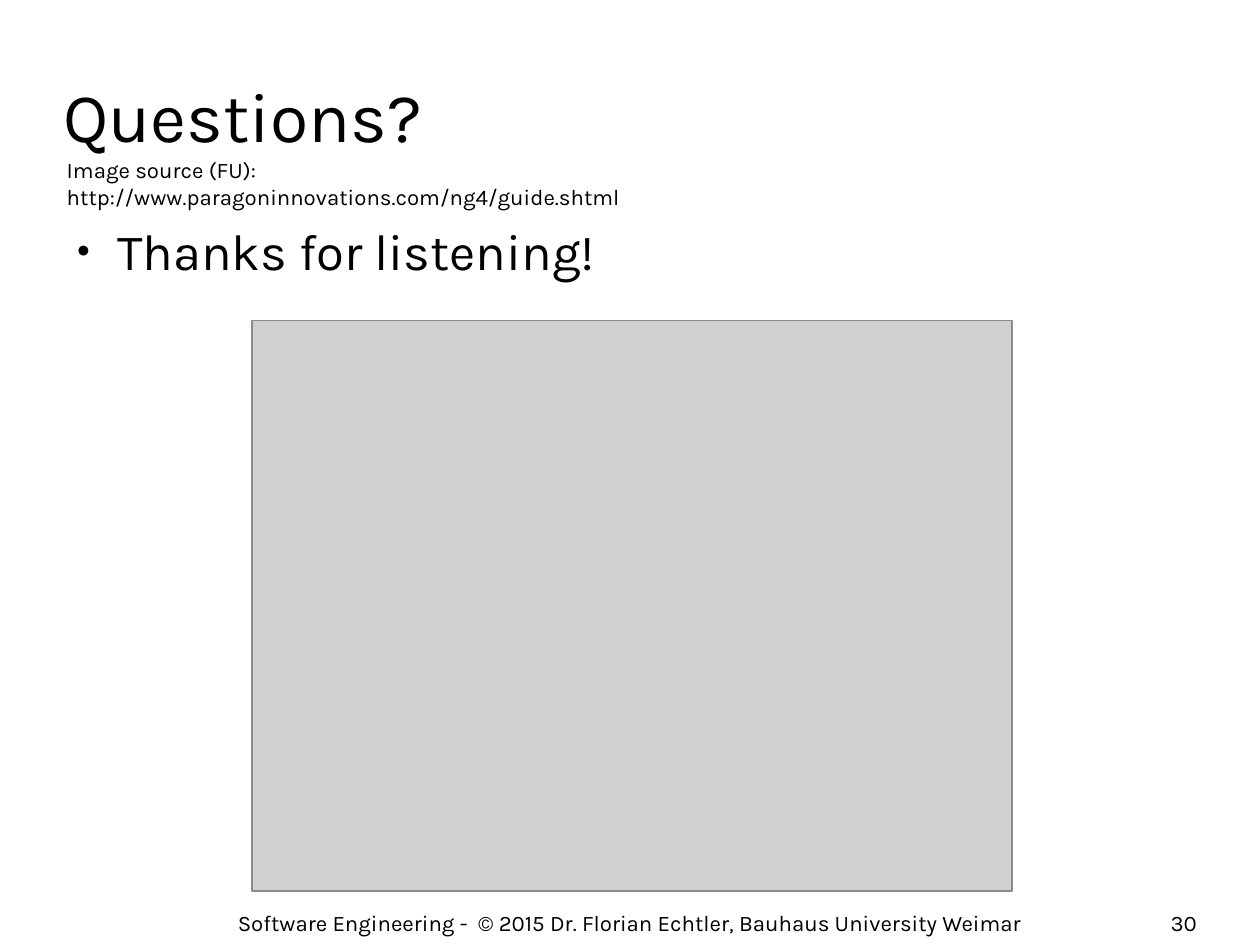
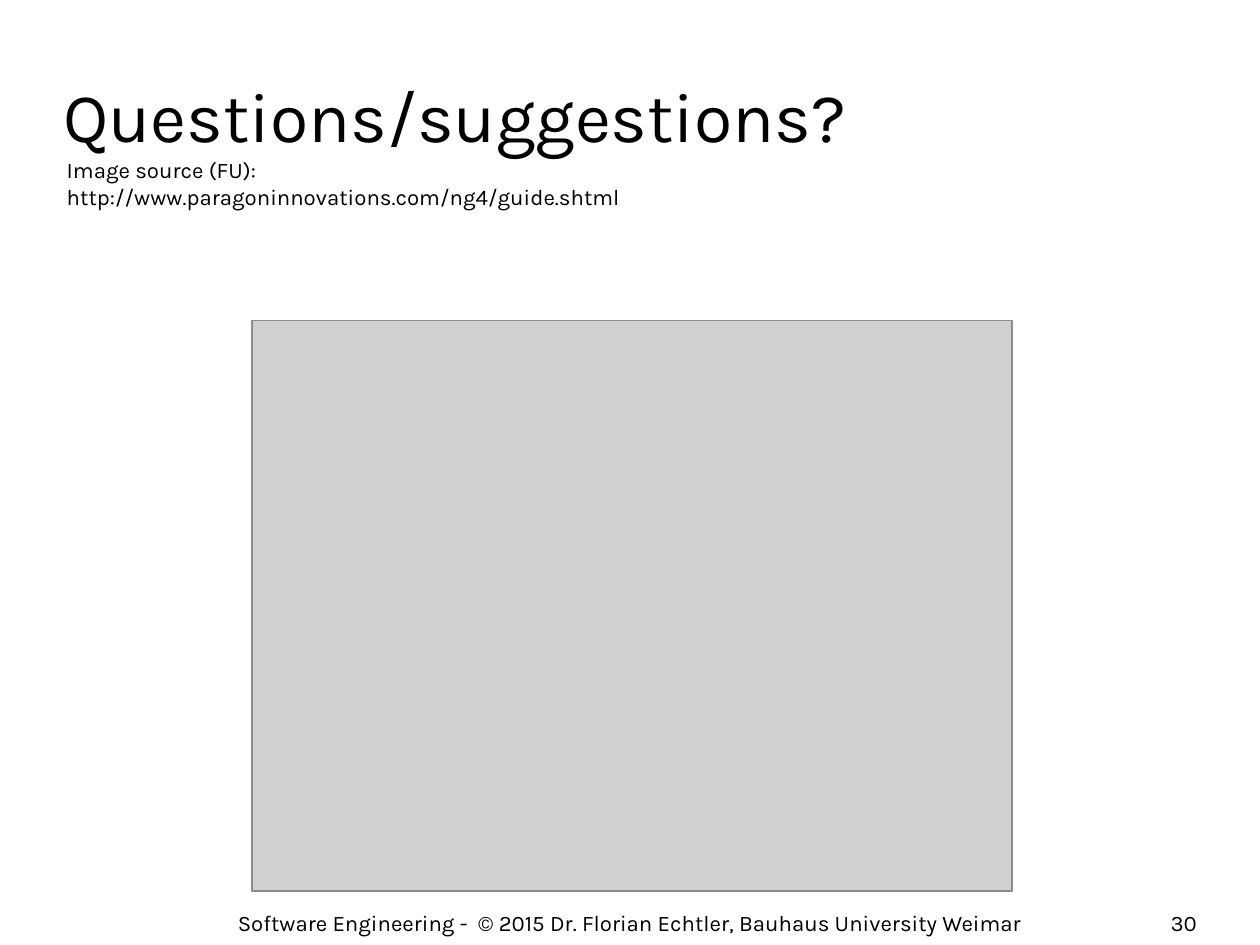
Before and after one commit to floe/software-engineering, a slide deck: slide 30 of 03-software-processes.odp. Drawn at 1260x945 pixels with LibreOffice and Linux fonts; fonts in the diff are those of the drawing; grey boxes stand for pictures; background and template pictures are left out. Boxes give left, top, right and bottom in pixels: in the first picture for what was removed or moved away, otherwise in the second. Text is boxed around its words. In the diff, an @@ line names an element or a change of style, - is before the commit and + after.

```diff
--- a/03-software-processes.odp
+++ b/03-software-processes.odp
@@ title at [63,91,846,159]: text changed @@
-Questions?
+Questions/suggestions?
@@ text removed at [117,235,594,282] @@
-● Thanks for listening!
```
Also in this commit, not shown: 1 other slide changed, 1 other file.
